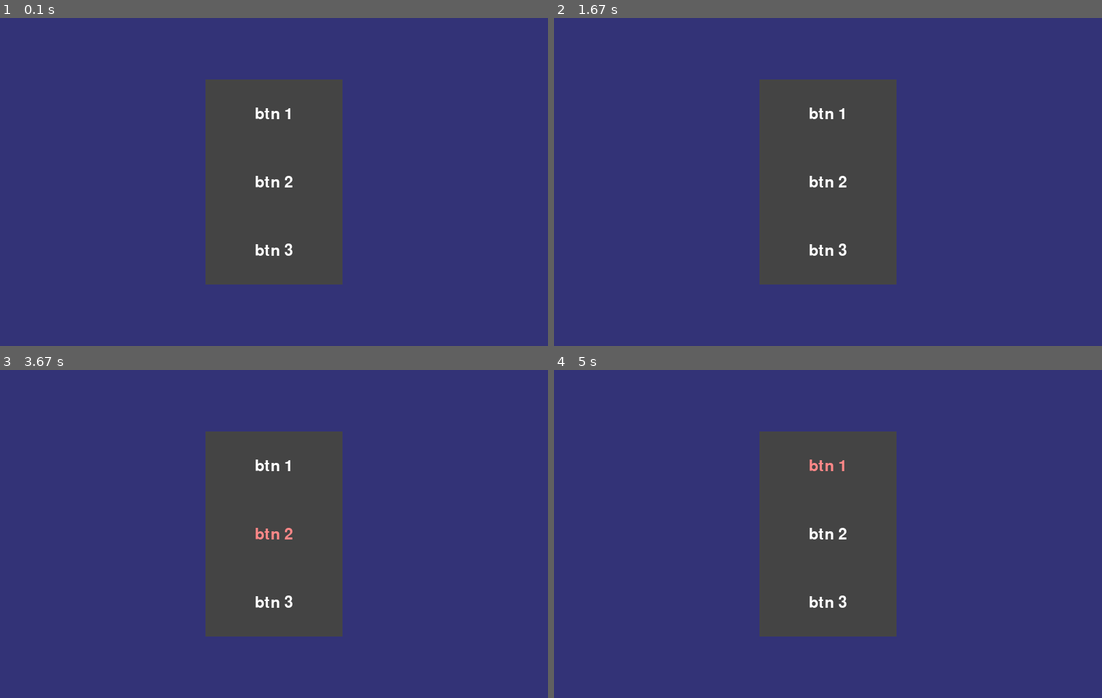
Above: before the commit, frames 1-4 (two rows, left to right).
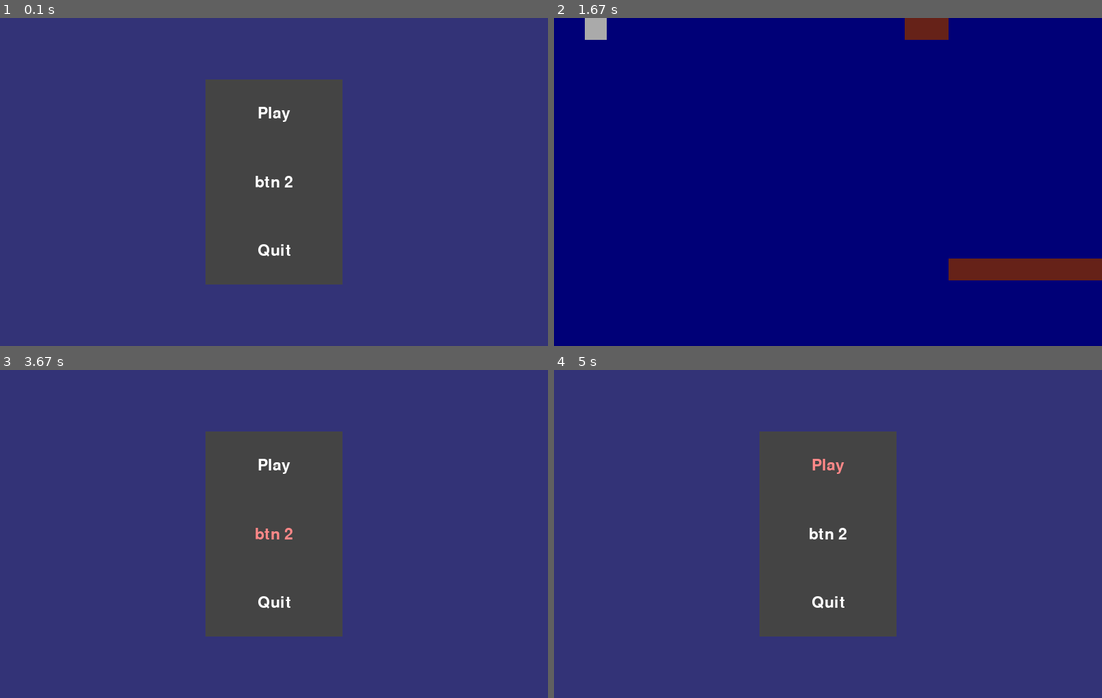
Above: after the commit, the same moments.

Repository: Danya0x07/Ghost-Hunter
Game: pygame game, started from main.py
Same seed, same stepped clock (60 frames per second), same inputs: the game is played once before the commit and once after it.
Inputs (mouse positions are in pixels of both pictures, inside the frame that each line leads up to):
- Up to frame 1 (0.1 s): no input
- Up to frame 2 (1.67 s): click (828, 113) at 0.38 s; hold Esc 0.67-1.13 s; hold D 0.67-1.13 s; move the mouse to (806, 195) at 0.7 s; click (828, 113) at 1.22 s; hold D from 1.5 s (still down); move the mouse to (696, 185) at 1.53 s
- Up to frame 3 (3.67 s): release D at 1.97 s; hold W 2-2.3 s; hold Esc 2.83-3.37 s; hold A 2.83-3.37 s; click (274, 534) at 3.45 s
- Up to frame 4 (5 s): click (685, 412) at 3.78 s; move the mouse to (811, 478) at 4.63 s; click (811, 478) at 4.68 s; tap Esc at 4.97 s

The runs differ from the first frame. In frame 1, 0.3% of the frame differs, in the area x 46-54%, y 27-73%; in frame 2, 100%, in the area x 0-100%, y 0-100%; in frame 3, 0.3%; in frame 4, 0.3%.

Commit message:
Базовый переход между сценами

Diff:
--- a/main.py
+++ b/main.py
@@ -1,4 +1,4 @@
-from pygame import init, display
+from pygame import init, display, quit as quit_game
 
 from scenes import MainScene, Menu
 from settings import *
@@ -15,5 +15,10 @@
     screen = init_game()
     game = MainScene(screen)
     menu = Menu(screen)
-    menu.mainloop()
-    #game.mainloop()
+    while True:
+        event_code = menu.mainloop()
+        if event_code == 'exit':
+            quit_game()
+            break
+        elif event_code == 'play':
+            game.mainloop()
--- a/objects.py
+++ b/objects.py
@@ -97,9 +97,10 @@
     TXT_SELECTED_COLOR = Color(BTN_TXT_SELECTED_COLOR)
     BG_COLOR = Color(BTN_BG_COLOR)
 
-    def __init__(self, text, position, size=(BTN_WIDTH, BTN_HEIGHT)):
+    def __init__(self, text, id, position, size=(BTN_WIDTH, BTN_HEIGHT)):
         super().__init__()
         self.text = text
+        self.__id = id
         self.font = Font('resources/freesansbold.ttf', BTN_FONT_SIZE)
         self.txt_color = Button.TXT_USUAL_COLOR
         self.txt_image = self.font.render(text, True, self.txt_color, Button.BG_COLOR)
@@ -128,6 +129,10 @@
         self.tile_image.blit(self.txt_image, self.txt_rect)
         surface.blit(self.tile_image, self.tile_rect)
 
+    @property
+    def id(self):
+        return self.__id
+
     @staticmethod
     def get_btn_pos(frame, position):
         return frame.left, frame.top + position * BTN_HEIGHT
--- a/scenes.py
+++ b/scenes.py
@@ -21,21 +21,23 @@
         self.frame_btn = Rect(0, 0, BTN_WIDTH, BTN_HEIGHT * Menu.NUM_OF_BTNS)
         self.frame_btn.center = self.screen.get_rect().center
         self.create_buttons()
+        self.return_code = None
 
     def create_buttons(self):
-        btn_1 = Button("btn 1", Button.get_btn_pos(self.frame_btn, 0))
-        btn_2 = Button("btn 2", Button.get_btn_pos(self.frame_btn, 1))
-        btn_3 = Button("btn 3", Button.get_btn_pos(self.frame_btn, 2))
+        btn_1 = Button("Play", 'play', Button.get_btn_pos(self.frame_btn, 0))
+        btn_2 = Button("btn 2", 'btn_2', Button.get_btn_pos(self.frame_btn, 1))
+        btn_3 = Button("Quit", 'exit', Button.get_btn_pos(self.frame_btn, 2))
         self.buttons.add(btn_1, btn_2, btn_3)
 
     def check_events(self):
         for e in event.get():
             if e.type == QUIT:
-                raise SystemExit
+                self.return_code = 'exit'
             elif e.type == MOUSEBUTTONDOWN:
                 for btn in iter(self.buttons):
                     if btn.check_pressed(e.pos):
-                        print('button pressed')
+                        self.return_code = btn.id
+                        print(btn.id)
 
     def update_objects(self):
         self.buttons.update(mouse.get_pos())
@@ -46,12 +48,14 @@
         self.screen.blit(self.space, (0, 0))
 
     def mainloop(self):
-        while True:
+        self.return_code = None
+        while self.return_code is None:
             self.check_events()
             self.update_objects()
             self.draw_objects()
             self.clock.tick(60)
             display.update()
+        return self.return_code
 
 class MainScene:
 
@@ -65,6 +69,7 @@
         self.camera = Camera(*get_total_level_size(maps.hotel_map))
         self.clock = Clock()
         self.create_map(maps.hotel_map)
+        self.running = True
 
     def create_map(self, level_map):
         x = y = 0
@@ -83,6 +88,9 @@
             if e.type == QUIT:
                 raise SystemExit
             elif e.type == KEYDOWN:
+                if e.key == K_ESCAPE:
+                    self.running = False
+                    return
                 self.hunter.set_direction(e.key, True)
             elif e.type == KEYUP:
                 self.hunter.set_direction(e.key, False)
@@ -97,7 +105,8 @@
             self.screen.blit(e.image, self.camera.apply(e))
 
     def mainloop(self):
-        while True:
+        self.running = True
+        while self.running:
             self.check_events()
             self.update_objects()
             self.draw_objects()
